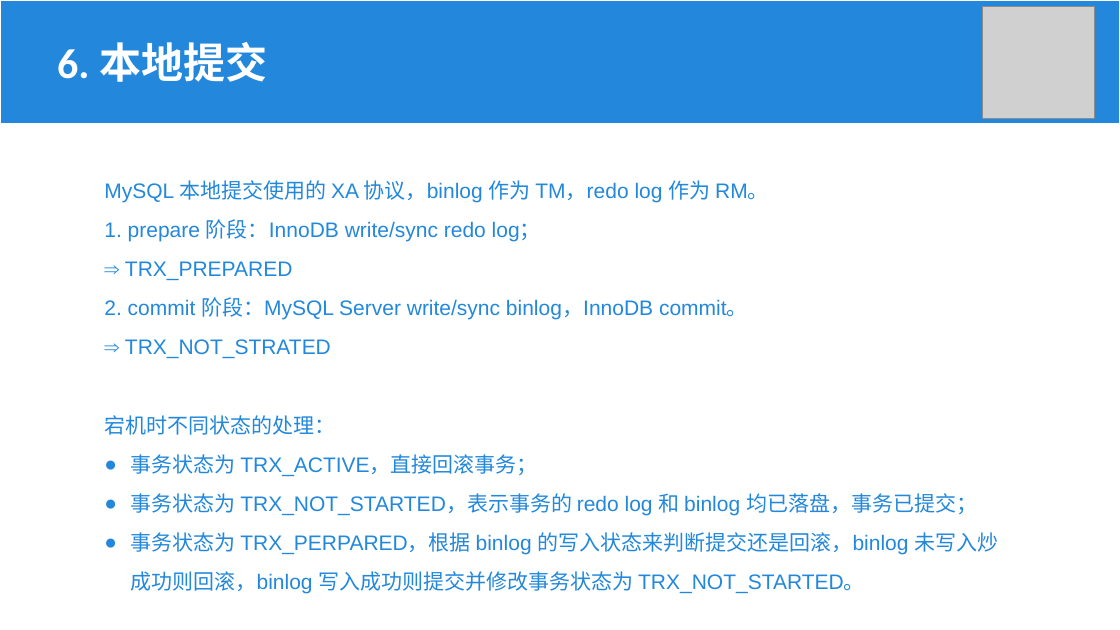
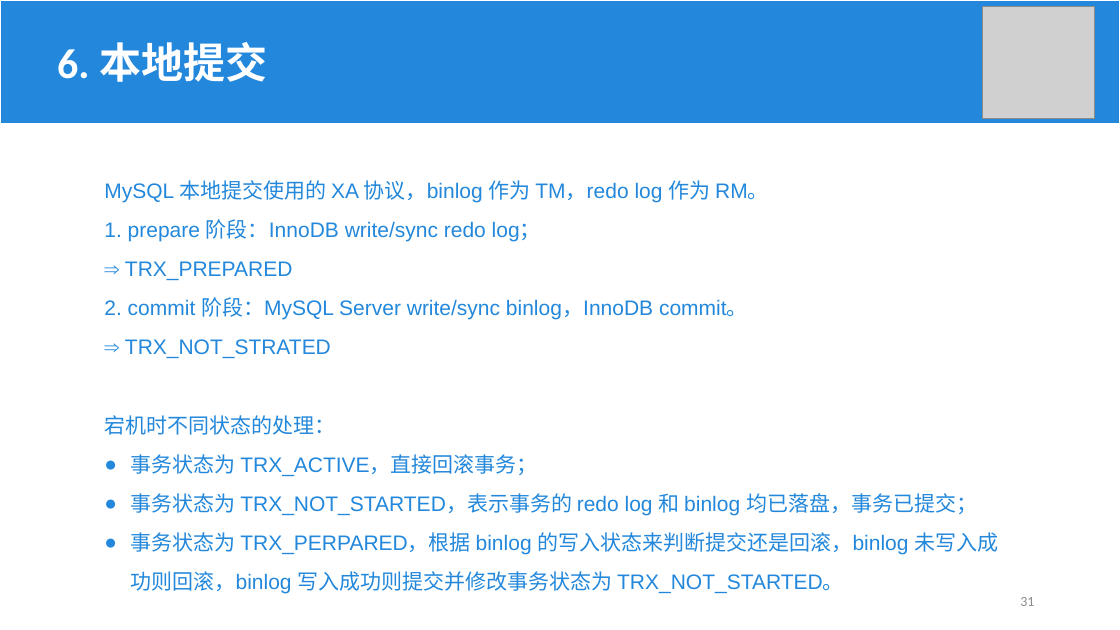
Before and after one commit to Khighness/bplustree, a slide deck: slide 31 of docs/cantai.pptx (slide 32 before the commit). Drawn at 1120x630 pixels with LibreOffice and Linux fonts; fonts in the diff are those of the drawing; grey boxes stand for pictures. Boxes give left, top, right and bottom in pixels: in the first picture for what was removed or moved away, otherwise in the second. Text is boxed around its words. In the diff, an @@ line names an element or a change of style, - is before the commit and + after.

```diff
--- a/docs/cantai.pptx
+++ b/docs/cantai.pptx
@@ text at [131,532,998,594]: text changed @@
-● 事务状态为 TRX_PERPARED，根据 binlog 的写入状态来判断提交还是回滚，binlog 未写入炒成功则回滚，binlog 写入成功则提交并修改事务状态为 TRX_NOT_STARTED。
+● 事务状态为 TRX_PERPARED，根据 binlog 的写入状态来判断提交还是回滚，binlog 未写入成功则回滚，binlog 写入成功则提交并修改事务状态为 TRX_NOT_STARTED。
@@ page number added at [1020,597,1034,606], 12 pt, text #8C8C8C @@
+31
```
Also in this commit, not shown: 35 other slides changed, 1 slide removed, 1 other file.
